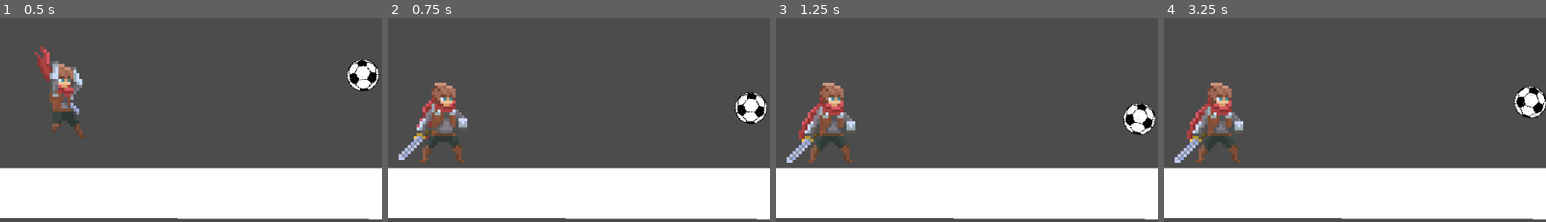
Above: before the commit, frames 1-4 (left to right).
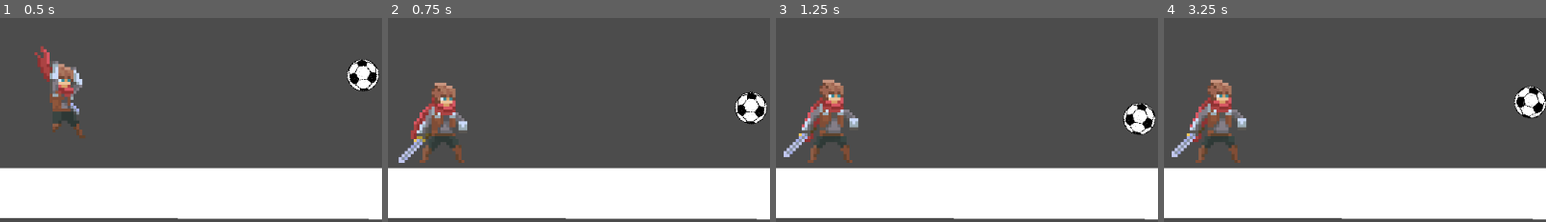
Above: after the commit, the same moments.

Repository: bahaaEldeen1999/back-2-you
Game: Godot game, scene res://Arena.tscn
The game is run twice, just before and just after one commit, with the same random seed, the same clock (stepped at 60 frames per second) and the same inputs.
Inputs (mouse positions are % of the whole screen's width and height, from its top left):
- Up to frame 1 (0.5 s): no input
- Up to frame 2 (0.75 s): move the mouse to (72, 40) at 0.52 s
- Up to frame 3 (1.25 s): no input
- Up to frame 4 (3.25 s): move the mouse to (30, 51) at 1.27 s; move the mouse to (60, 21) at 2.02 s; move the mouse to (45, 67) at 2.77 s
The pictures show only the part of the screen within x 15-65%, y 24-74%; the shares and areas given below are measured in that part.

Frame 1 is identical in both runs. In frame 2, 1.5% of the frame differs, in the area x 2-21%, y 40-72%; in frame 3, 2.3%, in the area x 2-22%, y 29-72%; in frame 4, 2.3%.

Commit message:
add hacky way to fox lastframe bug

Diff:
--- a/Player.tscn
+++ b/Player.tscn
@@ -43,17 +43,17 @@
 "frames": [ ExtResource( 2 ), ExtResource( 3 ), ExtResource( 5 ), ExtResource( 4 ) ],
 "loop": true,
 "name": "idle",
-"speed": 6.0
+"speed": 4.0
 }, {
 "frames": [ ExtResource( 20 ), ExtResource( 19 ), ExtResource( 21 ), ExtResource( 18 ), ExtResource( 16 ), ExtResource( 22 ) ],
 "loop": false,
 "name": "attack_down",
-"speed": 20.0
+"speed": 24.0
 }, {
 "frames": [ ExtResource( 28 ), ExtResource( 23 ), ExtResource( 24 ), ExtResource( 26 ), ExtResource( 27 ), ExtResource( 29 ), ExtResource( 25 ) ],
 "loop": false,
 "name": "attack_middle",
-"speed": 20.0
+"speed": 21.0
 }, {
 "frames": [ ExtResource( 13 ), ExtResource( 17 ), ExtResource( 15 ), ExtResource( 14 ), ExtResource( 12 ) ],
 "loop": false,
@@ -68,7 +68,7 @@
 "frames": [ ExtResource( 7 ), ExtResource( 6 ), ExtResource( 11 ), ExtResource( 9 ), ExtResource( 10 ), ExtResource( 8 ) ],
 "loop": true,
 "name": "run",
-"speed": 10.0
+"speed": 12.0
 }, {
 "frames": [ ExtResource( 33 ), ExtResource( 34 ), ExtResource( 32 ) ],
 "loop": true,
@@ -99,7 +99,6 @@
 position = Vector2( -1, 0 )
 frames = SubResource( 2 )
 animation = "attack_middle"
-frame = 3
 
 [node name="Area2D" type="Area2D" parent="." groups=["hit"]]
 
--- a/scripts/Ball.gd
+++ b/scripts/Ball.gd
@@ -1,7 +1,7 @@
 extends RigidBody2D
 
 
-export var HIT_FORCE = 100;
+export var HIT_FORCE = 50;
 
 func _ready():
 	get_parent().get_node("Player").connect("hit_ball",self,"_on_player_attack");
--- a/scripts/Player.gd
+++ b/scripts/Player.gd
@@ -27,6 +27,14 @@
 var curr_state = states.NOT_ATTACKING;
 
 func _physics_process(delta):
+	# to fix last frame bug
+	# HACK
+	if animatedSpriteNode.frame == animatedSpriteNode.frames.get_frame_count(animatedSpriteNode.animation)-1:
+		curr_state = states.NOT_ATTACKING
+		attackDownCollision.disabled = true;
+		attackUpCollision.disabled = true;
+		attackMiddleCollision.disabled = true;
+	###########################################
 	var direction = getPressDirection();
 	velocity.x = 0;
 	velocity.x += direction.x*ACCELERATION*delta;
@@ -53,6 +61,7 @@
 			facing_direction = false;
 			animatedSpriteNode.flip_h = facing_direction
 			invert_attack_collisions();
+
 	# directional attack
 	if Input.is_action_just_pressed("attack"):
 		#var mouse_coords = get_viewport().get_mouse_position();
@@ -75,30 +84,37 @@
 		if hit_vector.y < -0.4:
 			curr_state = states.ATTACK_UP;
 			attackUpCollision.disabled = false;
+			attackDownCollision.disabled = true;
+			attackMiddleCollision.disabled = true;
 			print("up");
 		elif hit_vector.y > 0.4:
 			curr_state = states.ATTACK_DOWN;
 			attackDownCollision.disabled = false;
+			attackUpCollision.disabled = true;
+			attackMiddleCollision.disabled = true;
 			print("down");
 		else:
 			curr_state = states.ATTACK_MIDDLE;
 			attackMiddleCollision.disabled = false;
+			attackDownCollision.disabled = true;
+			attackUpCollision.disabled = true;
+			print(animatedSpriteNode.frame)
 			print("middle");
-
+	#print("cur state",curr_state);
 	if curr_state == states.ATTACK_UP:
-		animatedSpriteNode.play("attack_up")
+		play_animation_if_not_playing("attack_up");
 	elif  curr_state == states.ATTACK_MIDDLE:
-		animatedSpriteNode.play("attack_middle")
+		play_animation_if_not_playing("attack_middle");
 	elif curr_state == states.ATTACK_DOWN:
-		animatedSpriteNode.play("attack_down")
+		play_animation_if_not_playing("attack_down");
 	elif velocity.y < 0:
-		animatedSpriteNode.play("jump");
+		play_animation_if_not_playing("jump");
 	elif velocity.y > 0 :
-		animatedSpriteNode.play("fall");
+		play_animation_if_not_playing("fall");
 	elif velocity.x != 0:
-		animatedSpriteNode.play("run");
+		play_animation_if_not_playing("run");
 	else:
-		animatedSpriteNode.play("idle");
+		play_animation_if_not_playing("idle");
 	move_and_slide_with_snap(velocity,snap_vector,Vector2(0,-1));
 	#print(velocity.y)
 	if is_on_floor():
@@ -114,6 +130,7 @@
 
 
 func _on_AnimatedSprite_animation_finished():
+	#print("fin")
 	attackDownCollision.disabled = true;
 	attackUpCollision.disabled = true;
 	attackMiddleCollision.disabled = true;
@@ -128,3 +145,11 @@
 	if area.is_in_group("ball"):
 		print("player hit vector",hit_vector)
 		emit_signal("hit_ball",hit_vector)
+		attackDownCollision.set_deferred("disabled",true);
+		attackUpCollision.set_deferred("disabled",true);
+		attackMiddleCollision.set_deferred("disabled",true);
+func play_animation_if_not_playing(animation):
+	if animatedSpriteNode.is_playing() && animatedSpriteNode.animation == animation:
+		return;
+	animatedSpriteNode.stop();
+	animatedSpriteNode.play(animation);
